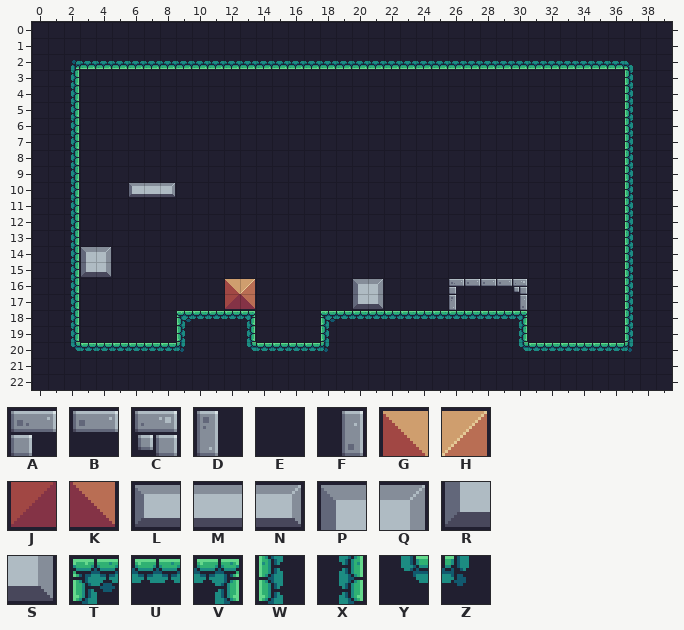
Level history. Tiled map: assets/tiles/level_01_new.tmx. The picture above was drawn from the file before the commit.
Cells are 16x16 px. Shown: x 0..39, y 0..22.
Key: from "flame game": A 0, B 1, C 2, D 22, E 23, F 24, G 35, H 36, J 57, K 58, L 100, M 101, N 102, P 123, Q 124, R 145, S 146, T 176, U 177, V 178, W 198, X 200, Y 201, Z 202.
_ is an empty cell.
Layer "Tile Layer 1" before, first column x 0:
 4 EEXEEEEEEEEEEEEEEEEEEEEEEEEEEEEEEEEEEWEE
 5 EEXEEEEEEEEEEEEEEEEEEEEEEEEEEEEEEEEEEWEE
 6 EEXEEEEEEEEEEEEEEEEEEEEEEEEEEEEEEEEEEWEE
 7 EEXEEEEEEEEEEEEEEEEEEEEEEEEEEEEEEEEEEWEE
 8 EEXEEEEEEEEEEEEEEEEEEEEEEEEEEEEEEEEEEWEE
 9 EEXEEEEEEEEEEEEEEEEEEEEEEEEEEEEEEEEEEWEE
10 EEXEEELMNEEEEEEEEEEEEEEEEEEEEEEEEEEEEWEE
11 EEXEEEEEEEEEEEEEEEEEEEEEEEEEEEEEEEEEEWEE
12 EEXEEEEEEEEEEEEEEEEEEEEEEEEEEEEEEEEEEWEE
13 EEXEEEEEEEEEEEEEEEEEEEEEEEEEEEEEEEEEEWEE
14 EEXPQEEEEEEEEEEEEEEEEEEEEEEEEEEEEEEEEWEE
15 EEXRSEEEEEEEEEEEEEEEEEEEEEEEEEEEEEEEEWEE
16 EEXEEEEEEEEEGHEEEEEEPQEEEEABBBCEEEEEEWEE
17 EEXEEEEEEEEEJKEEEEEERSEEEEDEEEFEEEEEEWEE
18 EEXEEEEEETUUUVEEEETUUUUUUUUUUUVEEEEEEWEE
19 EEXEEEEEEWEEEXEEEEWEEEEEEEEEEEXEEEEEEWEE
20 EEYUUUUUUZEEEYUUUUZEEEEEEEEEEEYUUUUUUZEE
21 EEEEEEEEEEEEEEEEEEEEEEEEEEEEEEEEEEEEEEEE
22 EEEEEEEEEEEEEEEEEEEEEEEEEEEEEEEEEEEEEEEE
After the commit:
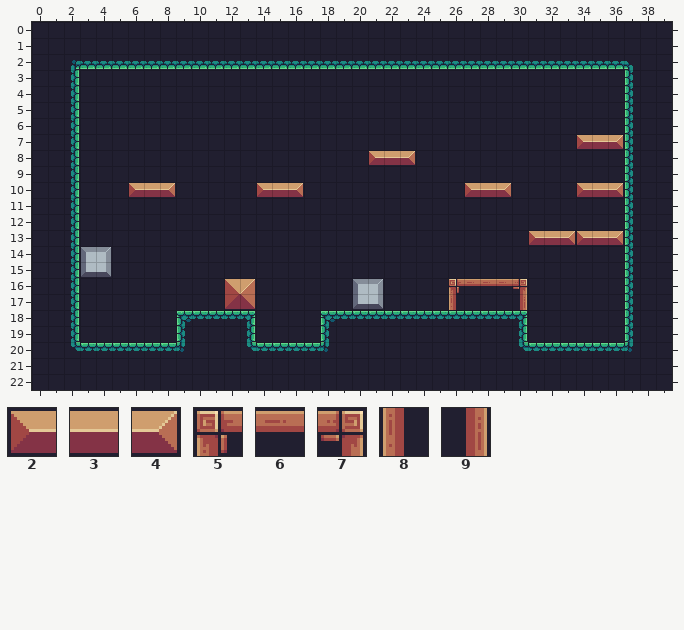
Further tiles: from "flame game": 2 12, 3 13, 4 14, 5 88, 6 89, 7 90, 8 110, 9 112.
The exact change:
{"where": "layer \"Tile Layer 1\""}
{"y":7,"x":34,"old":"EEE","new":"234"}
{"y":8,"x":21,"old":"EEE","new":"234"}
{"y":10,"x":6,"old":"LMN","new":"234"}
{"y":10,"x":14,"old":"EEE","new":"234"}
{"y":10,"x":27,"old":"EEE","new":"234"}
{"y":10,"x":34,"old":"EEE","new":"234"}
{"y":13,"x":31,"old":"EEEEEE","new":"234234"}
{"y":16,"x":26,"old":"ABBBC","new":"56667"}
{"y":17,"x":26,"old":"D","new":"8"}
{"y":17,"x":30,"old":"F","new":"9"}
{"label":"changed","picture_box":[577,135,623,149]}
{"label":"changed","picture_box":[369,151,415,165]}
{"label":"changed","picture_box":[129,183,175,197]}
{"label":"changed","picture_box":[257,183,303,197]}
{"label":"changed","picture_box":[465,183,511,197]}
{"label":"changed","picture_box":[577,183,623,197]}
{"label":"changed","picture_box":[529,231,623,245]}
{"label":"changed","picture_box":[449,279,527,310]}
